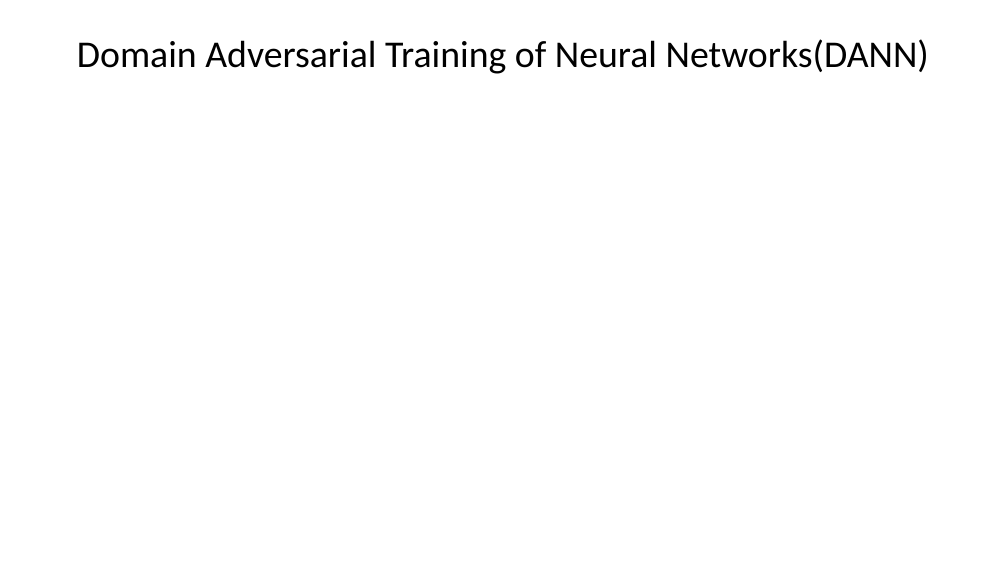
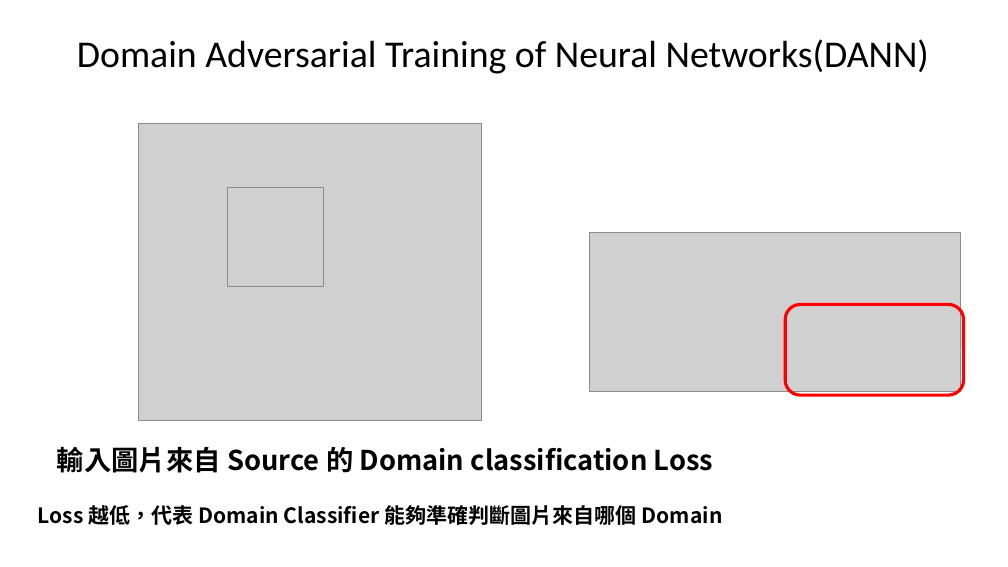
Before and after one commit to alicebook12220/yolov4_python, a slide deck: slide 28 of DA.pptx (slide 26 before the commit). Drawn at 1008x567 pixels with LibreOffice and Linux fonts; fonts in the diff are those of the drawing; grey boxes stand for pictures. Boxes give left, top, right and bottom in pixels: in the first picture for what was removed or moved away, otherwise in the second. Text is boxed around its words. In the diff, an @@ line names an element or a change of style, - is before the commit and + after.

```diff
--- a/DA.pptx
+++ b/DA.pptx
@@ picture added at <box>138,123,482,420</box> @@
@@ picture added at <box>228,188,324,287</box> @@
@@ picture added at <box>590,233,961,392</box> @@
@@ rounded rectangle added at <box>786,305,964,395</box>, outline #FF0000 3 pt @@
@@ text added at <box>57,446,713,473</box>, 26 pt, text #000000, bold @@
+輸入圖片來自 Source 的 Domain classification Loss
@@ text added at <box>38,505,723,525</box>, 20 pt, text #000000, bold @@
+Loss 越低，代表 Domain Classifier 能夠準確判斷圖片來自哪個 Domain
```
Also in this commit, not shown: 12 other slides changed, 4 slides added.
